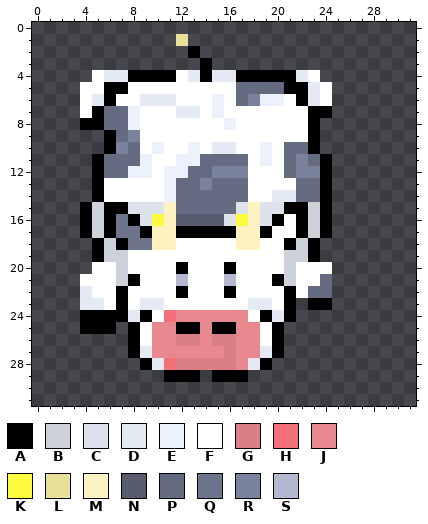
Edited in one commit: pixel-art sprite (Artes/vaca comum/vaca comum down/vaca comum down4.png). The picture above was drawn from the file before the commit.
The file is 32x32 pixels.
Palette (. is transparent): A #000000  B #ccd1da  C #dde3ed  D #e4eaf4  E #ebf2fc  F #ffffff  G #da7f85  H #f47079  J #e8878d  K #fffc40  L #e8df99  M #fef3c0  N #565c6e  P #646b81  Q #6d758d  R #7a839e  S #b3b9d1
Pixels before, first column x 4:
 1 ........L............
 2 .........A...........
 3 ..........A..........
 4 .FDDAAAAFDADDAAAAADF.
 5 FFAAFFFFFFFFFPPPPAADF
 6 FDAFFDDDFFFEFPREEFADF
 7 FAPPEFFFDDFEFFFFFFFAA
 8 AAPPEFFFFFFFEFFFFFFA.
 9 ..APRFFFFFFFFFFFFFFA.
10 ..ARPFEFFEFDDFFEFPPA.
11 .APPPEFFEEPPPPFEFPRPA
12 .APPEEFEEPPRRRFFFPRRA
13 .AFFFFFEPPRPPPFFFFPPA
14 .AFFFFFEPPPPPPFFDDPPA
15 ABAACCCMPPPPPCMCCAABA
16 ABAQACKMNNNNCKMCAFABA
17 ABAQQAMMAAAAAMMAFFABA
18 .ABAQQMMFFFFFMMFFABA.
19 .ABBFFFFFFFFFFFFFBBA.
20 .FFBFFFFAFFFAFFFFBFFF
21 FFFBAFFFSFFFSFFFABFFP
22 DFFAFFFFAFFFAFFFFAFPP
23 DDFAFDDFFFFFFFDDFA.AA
24 AAAADAFHJJJJJJFADA...
25 AAA.AFJJAAJAAJJFA....
26 ....AFJJGGJGGJJFA....
27 ....ADJJJJJJGJJDA....
28 .....ADHGGGGGJDA.....
29 .......AAA.AAA.......
The result:
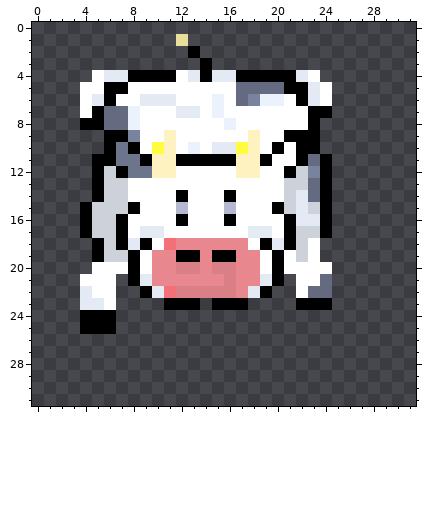
The edit:
Changed rows in their new state; - is an unchanged pixel.
first column x 6:
 9 -A---M------M--AA-
10 -QA-KM-----KMFAFA-
11 AQQAMMAAAAAMMA-FA-
12 BAQQMMFFFFFMM--AB-
13 BB---FFFFFFF---BB-
14 BB---FAFFFAF--FBD-
15 BBAFFFSFFFSFFFABD-
16 BAFFFFAFFFAFFFFADD
17 BAFDDFFFFFFFDD-AB-
18 --DAFHJJJJJJFAD--F
19 --A-JJAAJAAJJ-AF-F
20 -FA-JJGGJGGJJ-AF--
21 -.-DJJJJJJGJJD-.--
22 -..ADHGGGGGJDA..--
23 -....AAA.AAA....A-
24 -...............--
25 --.............---
26 --.............---
27 --.............---
28 ---...........----
29 -----...-...------
Changed places in both pictures, as pixel boxes (x1, y1, x2, y2):
changed: (104, 130, 320, 382)
